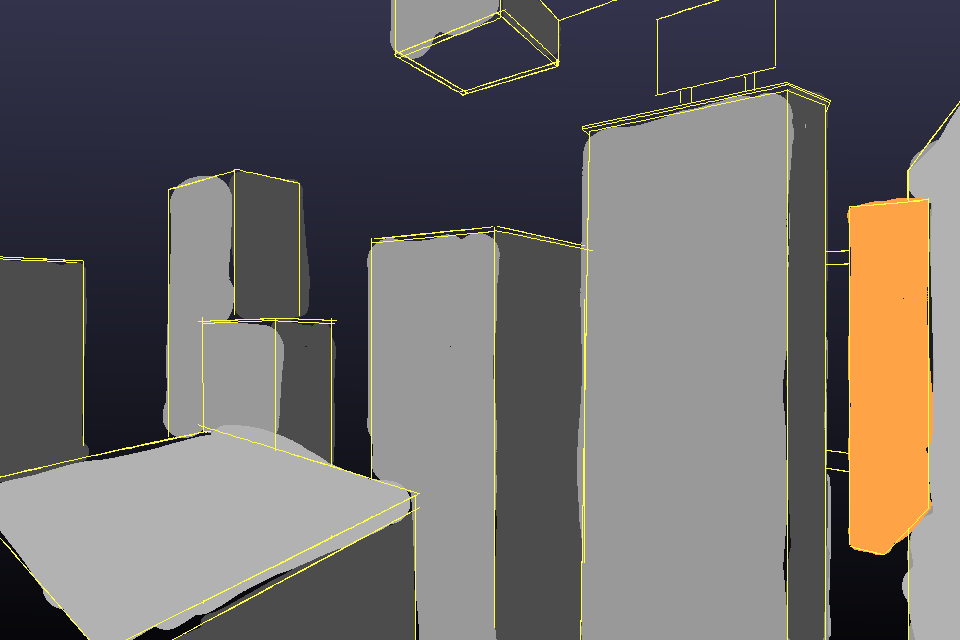
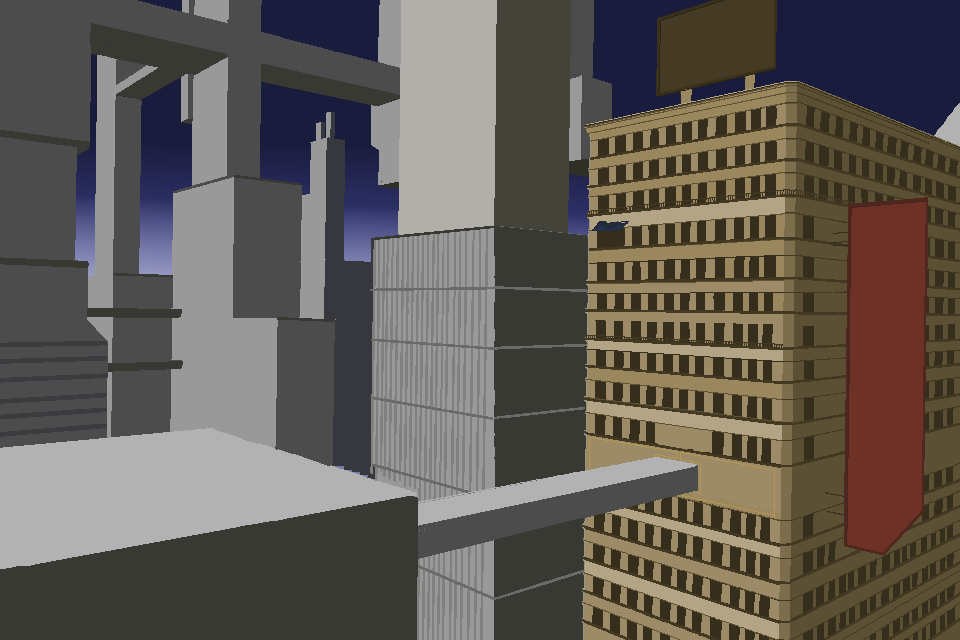
Two versions of the same layered image (960px x 640px). Layer-by-layer changes:
renamed "lines" to "city", painted on it over [0, 0, 960, 640]
removed layer "diffuse" over [0, 0, 960, 640]
painted on "Background" over [0, 0, 960, 640]
